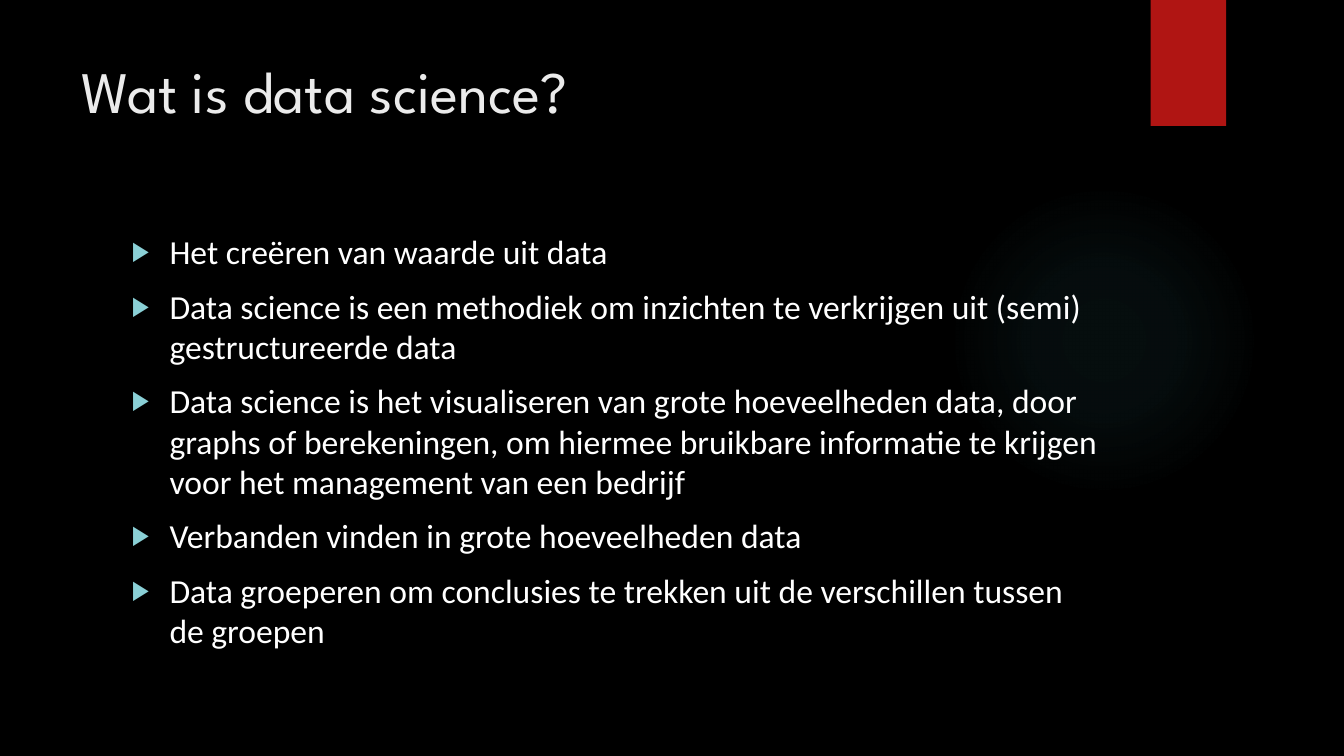
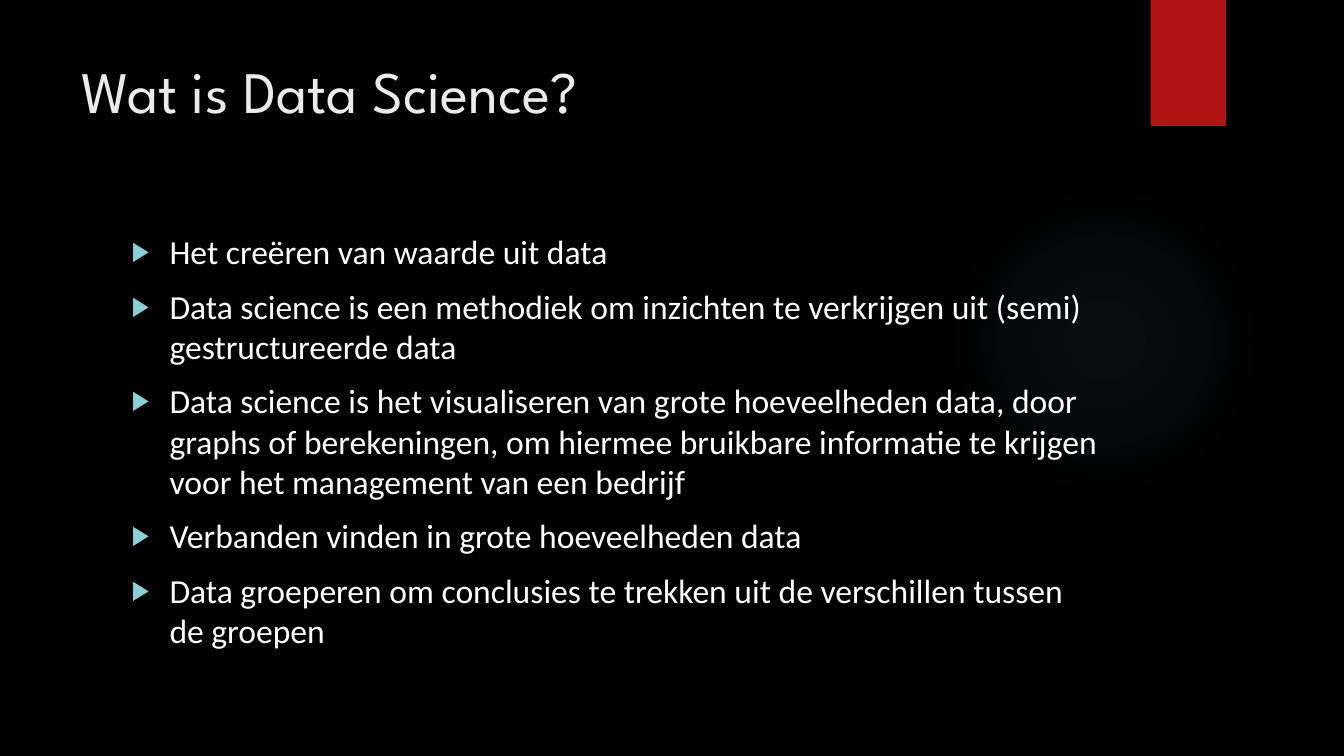
Before and after one commit to AartPieterse/DataSciencePortfolio, a slide deck: slide 2 of 101.pptx. Drawn at 1344x756 pixels with LibreOffice and Linux fonts; fonts in the diff are those of the drawing; background and template pictures are left out. Boxes give left, top, right and bottom in pixels: in the first picture for what was removed or moved away, otherwise in the second. Text is boxed around its words. In the diff, an @@ line names an element or a change of style, - is before the commit and + after.

```diff
--- a/101.pptx
+++ b/101.pptx
@@ title at <box>81,73,577,114</box>: text changed @@
-Wat is data science?
+Wat is Data Science?
```
Also in this commit, not shown: 4 slides added.
